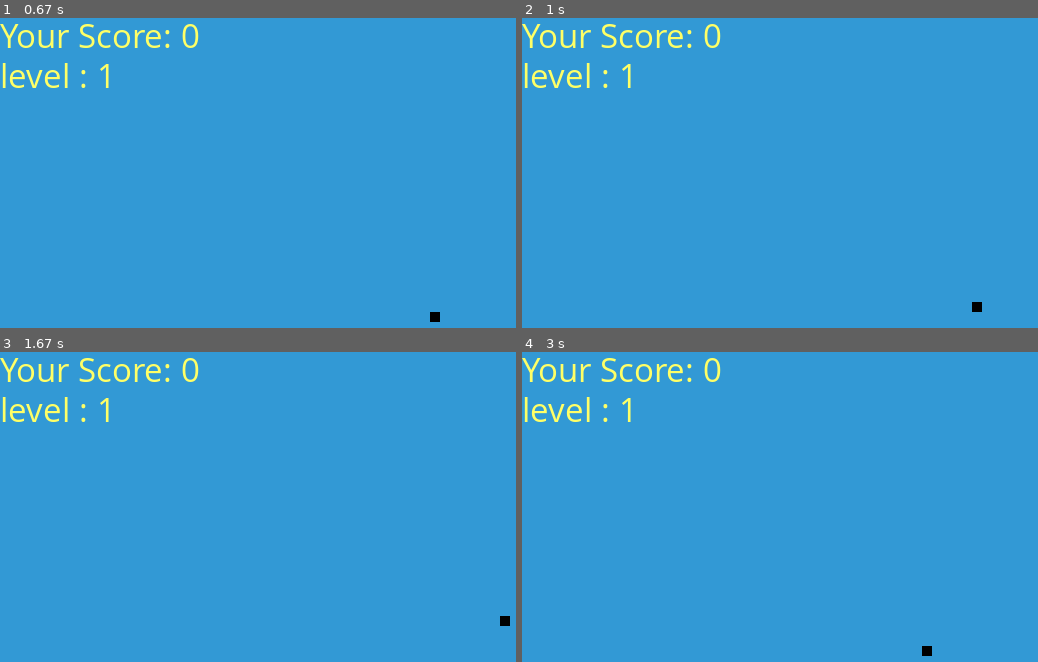
Above: before the commit, frames 1-4 (two rows, left to right).
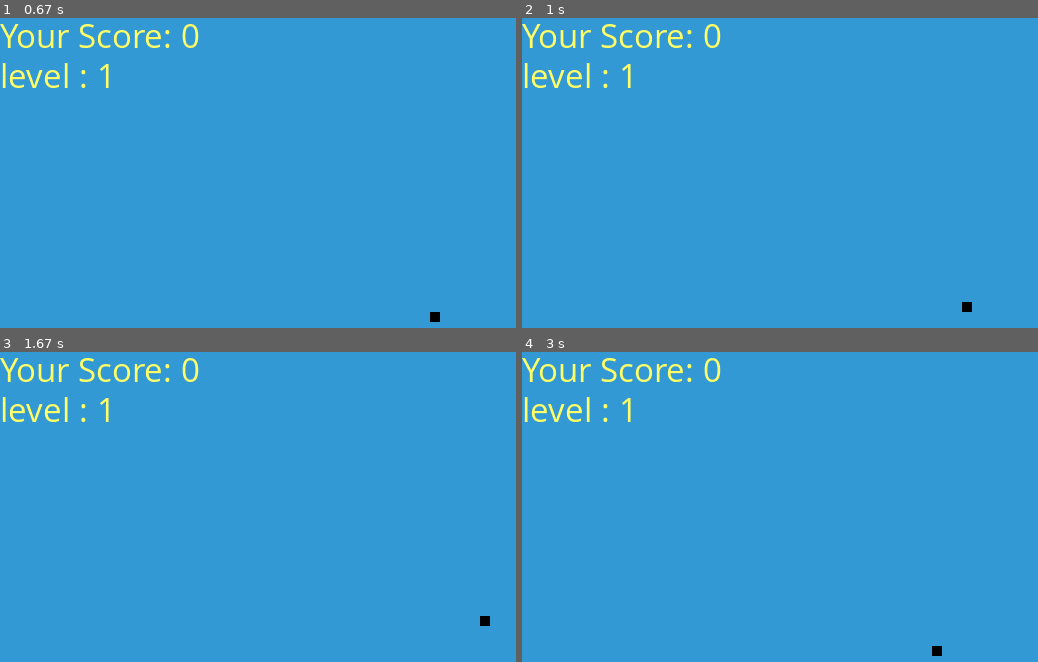
Above: after the commit, the same moments.

Repository: OmkarModi/snake-game-using-pygame
Game: pygame game, started from snake game.py
Two runs of this game, one before a commit and one after it. Both use one fixed random seed, a clock stepped at 60 frames per second and the inputs below.
Inputs:
- Up to frame 1 (0.67 s): hold Right from 0.33 s (still down)
- Up to frame 2 (1 s): release Right at 0.8 s; hold Up from 0.83 s (still down)
- Up to frame 3 (1.67 s): release Up at 1.13 s; hold Right 1.17-1.63 s
- Up to frame 4 (3 s): hold Left 1.67-2.2 s; hold Down 2.23-2.57 s; hold Left from 2.6 s (still down)

Frame 1 is identical in both runs. In frame 2, 0.1% of the frame differs, in the area x 85-90%, y 91-95%; in frame 3, 0.1%; in frame 4, 0.1%.

Commit message:
added sound effects

Diff:
--- a/snake game.py
+++ b/snake game.py
@@ -1,6 +1,11 @@
 import pygame as pg
 import random
 import time
+
+pg.mixer.init()
+
+food_sound=pg.mixer.Sound('food.wav')
+lvl_sound=pg.mixer.Sound('level.wav')
 
 white = (255, 255, 255)
 yellow = (255, 255, 102)
@@ -50,7 +55,7 @@
 
     snake_List = []
     Length_of_snake = 1
-    snake_speed = 10
+    snake_speed = 8
     level = 1
 
     foodx = round(random.randrange(0, dis_width - snake_block) / 10.0) * 10.0
@@ -117,12 +122,14 @@
         pg.display.update()
 
         if x1 == foodx and y1 == foody:
+            food_sound.play()
             foodx = round(random.randrange(0, dis_width - snake_block) / 10.0) * 10.0
             foody = round(random.randrange(0, dis_height - snake_block) / 10.0) * 10.0
             Length_of_snake += 1
             if ((Length_of_snake-1)%10==0):
                 snake_speed += 10
                 level=(Length_of_snake-1)/10 + 1
+                lvl_sound.play()
 
 
 
